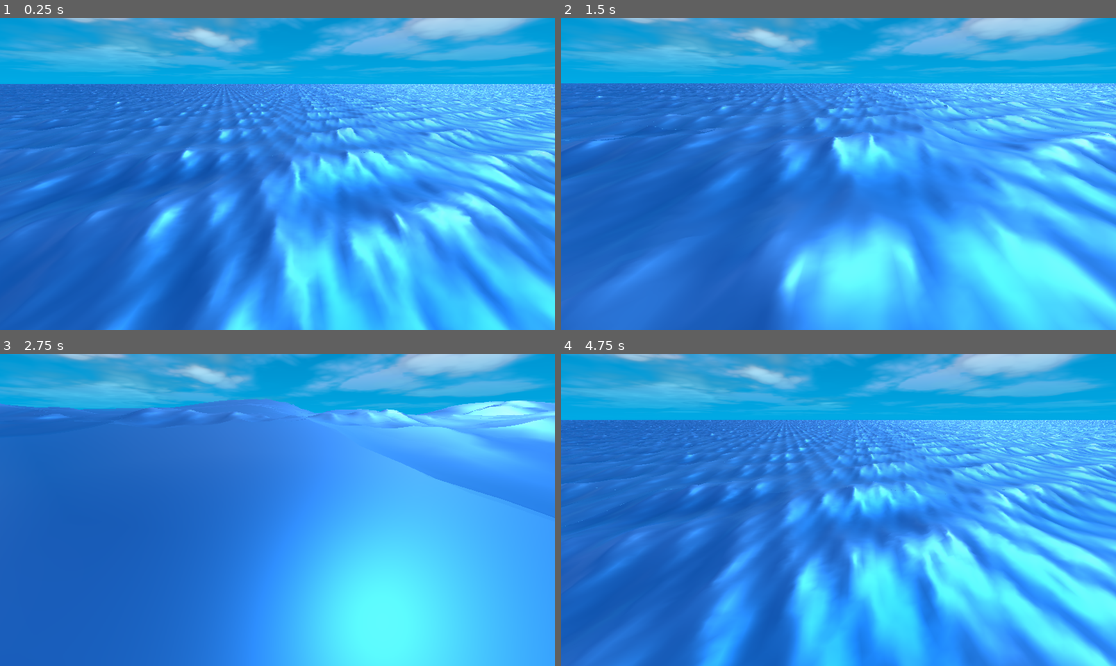
Above: before the commit, frames 1-4 (two rows, left to right).
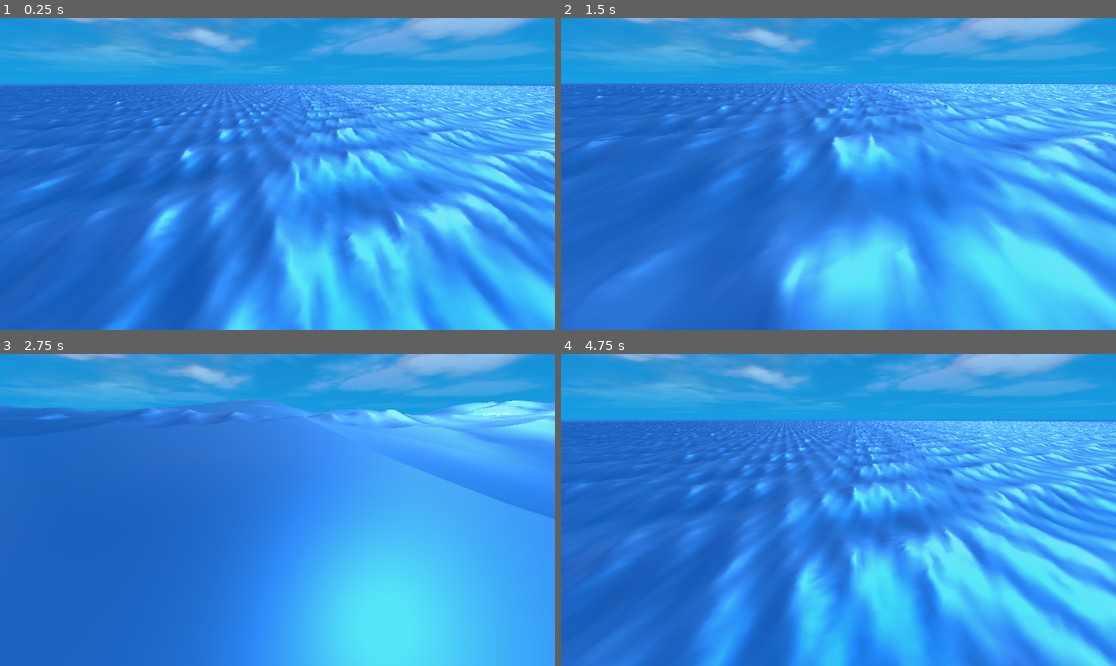
Above: after the commit, the same moments.

Repository: armedturret/Godot-Wave-Simulation
Game: Godot game, scene res://scenes/gerstner_ocean.tscn
Two runs of this game, one before a commit and one after it. Both use one fixed random seed, a clock stepped at 60 frames per second and the inputs below.
Inputs (mouse positions are in pixels of both pictures, inside the frame that each line leads up to):
- Up to frame 1 (0.25 s): no input
- Up to frame 2 (1.5 s): tap Enter at 0.5 s; move the mouse to (960, 158) at 0.52 s; hold Right (ui_right) 0.53-1.28 s; tap Shift at 0.6, 1.35 s; click (960, 158) at 0.67 s; move the mouse to (727, 189) at 1.27 s; hold Q (move_down) from 1.28 s (still down)
- Up to frame 3 (2.75 s): move the mouse to (333, 441) at 2.02 s; release Q (move_down) at 2.03 s; hold Right (ui_right) from 2.03 s (still down); tap Shift at 2.1 s
- Up to frame 4 (4.75 s): move the mouse to (810, 572) at 2.77 s; release Right (ui_right) at 2.78 s; hold E (move_up) 2.78-3.53 s; tap Shift at 2.85, 3.6, 4.35 s; click (810, 572) at 2.92 s; move the mouse to (1005, 556) at 3.52 s; hold Left (ui_left) from 3.53 s (still down); move the mouse to (672, 463) at 4.27 s

The runs differ from the first frame. In frame 1, 0.9% of the frame differs, in the area x 0-100%, y 21-100%; in frame 2, 0.8%; in frame 3, 0.5%; in frame 4, 1.2%.

Commit message:
Added seamless blend into horizon

Diff:
--- a/environment.tres
+++ b/environment.tres
@@ -10,8 +10,8 @@
 shader_parameter/sunset_bottom_color = Color(1, 0.5, 0.7, 1)
 shader_parameter/night_top_color = Color(0.02, 0, 0.04, 1)
 shader_parameter/night_bottom_color = Color(0.1, 0, 0.2, 1)
-shader_parameter/horizon_color = Color(0.21106589, 0.54989105, 0.8801426, 1)
-shader_parameter/horizon_blur = 0.05
+shader_parameter/horizon_color = Color(0.1882353, 0.4862745, 0.8666667, 1)
+shader_parameter/horizon_blur = 0.03999999910592
 shader_parameter/sun_color = Color(10, 8, 1, 1)
 shader_parameter/sun_sunset_color = Color(10, 0, 0, 1)
 shader_parameter/sun_size = 0.2
@@ -42,10 +42,10 @@
 ambient_light_source = 3
 ambient_light_color = Color(1, 1, 1, 1)
 reflected_light_source = 2
+fog_enabled = true
 fog_mode = 1
-fog_light_color = Color(0.1034243, 0.5985511, 0.7905548, 1)
+fog_light_color = Color(0.1882353, 0.4862745, 0.8666667, 1)
 fog_density = 1.0
-fog_aerial_perspective = 1.0
-fog_sky_affect = 0.1
-fog_depth_begin = 1800.0
+fog_sky_affect = 0.294
+fog_depth_begin = 1400.0
 fog_depth_end = 2000.0
--- a/materials/ocean_material.tres
+++ b/materials/ocean_material.tres
@@ -9,6 +9,7 @@
 shader_parameter/steepness = 1.0
 shader_parameter/noise = ExtResource("2_rhsht")
 shader_parameter/noise_scale = 0.249999994412
+shader_parameter/uv_to_world_ratio = 100.0
 shader_parameter/amp = Array[float]([0.16457155571708526, 0.558078866346225, 0.28269125203090206, 0.21, 0.035, 0.162, 0.232, 0.01, 0.015, 0.03, 0.04, 0.4981855264388312])
 shader_parameter/wave_dirs = Array[Vector2]([Vector2(0.9999897, 0.0045384164), Vector2(0.51496196, 0.857213), Vector2(0 …(300 unchanged characters)…
 shader_parameter/wave_lens = Array[float]([23.53614268746552, 21.79235294224416, 31.94094869262848, 15.0, 64.0, 49.0, 8.0, 3.3, 12.0, 3.0, 5.0, 26.403030380415924])
--- a/materials/ocean_noise_texture.tres
+++ b/materials/ocean_noise_texture.tres
@@ -2,7 +2,7 @@
 
 [sub_resource type="FastNoiseLite" id="FastNoiseLite_usqsq"]
 noise_type = 4
-frequency = 1.0
+frequency = 0.5
 
 [resource]
 noise = SubResource("FastNoiseLite_usqsq")
--- a/scenes/gerstner_ocean.tscn
+++ b/scenes/gerstner_ocean.tscn
@@ -47,9 +47,6 @@
 max_chunk_dist = 32
 recalc_distance = 50.0
 
-[node name="MeshInstance3D" parent="OceanRoot" unique_id=1085945652 instance=ExtResource("4_3c6y5")]
-transform = Transform3D(0.9999891, -0.0037763072, -0.0027200258, 0.0037769545, 0.99999285, 0.00023293924, 0.0027191262, -0.00024321015, 0.9999963, 0, 0, 0)
-
 [node name="Camera3D" type="Camera3D" parent="." unique_id=2024993671]
 transform = Transform3D(0.99964863, -0.010913228, 0.024157835, -3.4779973e-08, 0.91132426, 0.41168937, -0.02650848, -0.4115447, 0.911004, 4.3429337, 17.249245, 60.556053)
 far = 2000.0
--- a/scripts/ocean_generator.gd
+++ b/scripts/ocean_generator.gd
@@ -14,27 +14,27 @@
 
 
 func regenerate_ocean_params() -> void:
-    var ocean_material := get_surface_override_material(0) as ShaderMaterial
+	var ocean_material := get_surface_override_material(0) as ShaderMaterial
 
-    if ocean_material == null:
-        return
+	if ocean_material == null:
+		return
 
-    var amplitudes : Array[float] = []
-    var wave_dirs : Array[Vector2] = []
-    var wave_lens : Array[float] = []
-    var phases : Array[float] = []
-    for i in range(wave_count):
-        # If kA > 1 causes looping waves
-        # Cap for now
-        var wave_len := randf_range(min_wavelen, max_wavelen)
-        var wave_dir := randf_range(0, 2.0 * PI)
-        var amp := randf_range(min_amplitude, max_amplitude)
-        amplitudes.append(amp)
-        wave_dirs.append(Vector2(cos(wave_dir), sin(wave_dir)))
-        wave_lens.append(wave_len)
-        phases.append(randf_range(0, 2.0 * PI))
+	var amplitudes : Array[float] = []
+	var wave_dirs : Array[Vector2] = []
+	var wave_lens : Array[float] = []
+	var phases : Array[float] = []
+	for i in range(wave_count):
+		# If kA > 1 causes looping waves
+		# Cap for now
+		var wave_len := randf_range(min_wavelen, max_wavelen)
+		var wave_dir := randf_range(0, 2.0 * PI)
+		var amp := randf_range(min_amplitude, max_amplitude)
+		amplitudes.append(amp)
+		wave_dirs.append(Vector2(cos(wave_dir), sin(wave_dir)))
+		wave_lens.append(wave_len)
+		phases.append(randf_range(0, 2.0 * PI))
 
-    ocean_material.set_shader_parameter("amp", amplitudes)
-    ocean_material.set_shader_parameter("wave_dirs", wave_dirs)
-    ocean_material.set_shader_parameter("wave_lens", wave_lens)
-    ocean_material.set_shader_parameter("phases", phases)
+	ocean_material.set_shader_parameter("amp", amplitudes)
+	ocean_material.set_shader_parameter("wave_dirs", wave_dirs)
+	ocean_material.set_shader_parameter("wave_lens", wave_lens)
+	ocean_material.set_shader_parameter("phases", phases)
--- a/scripts/ocean_lod.gd
+++ b/scripts/ocean_lod.gd
@@ -12,39 +12,39 @@
 var mesh_dict: Dictionary[Vector2i, MeshInstance3D]
 
 func _ready() -> void:
-    recalculate_lod()
+	recalculate_lod()
 
 
 func _process(delta: float) -> void:
-    position.x = camera.position.x
-    position.z = camera.position.z
-    if abs(camera.position.y - last_camera_pos.y) > recalc_distance:
-        recalculate_lod()
+	position.x = camera.position.x
+	position.z = camera.position.z
+	if abs(camera.position.y - last_camera_pos.y) > recalc_distance:
+		recalculate_lod()
 
 
 func recalculate_lod() -> void:
-    last_camera_pos = camera.position
+	last_camera_pos = camera.position
 
-    for x : int in range(-max_chunk_dist, max_chunk_dist + 1):
-        for y : int in range(-max_chunk_dist, max_chunk_dist + 1):
-            var coord := Vector2i(x, y)
-            if not mesh_dict.has(coord):
-                var inst := template.instantiate() as MeshInstance3D
-                mesh_dict[coord] = inst
-                add_child(inst)
-                inst.position = Vector3(x * chunk_size, 0, y * chunk_size)
+	for x : int in range(-max_chunk_dist, max_chunk_dist + 1):
+		for y : int in range(-max_chunk_dist, max_chunk_dist + 1):
+			var coord := Vector2i(x, y)
+			if not mesh_dict.has(coord):
+				var inst := template.instantiate() as MeshInstance3D
+				mesh_dict[coord] = inst
+				add_child(inst)
+				inst.position = Vector3(x * chunk_size, 0, y * chunk_size)
 
-            var inst := mesh_dict[coord] as MeshInstance3D
-            var sq_dist := Vector3(inst.position.x,
-                camera.position.y,
-                inst.position.z).length_squared()
-            inst.mesh = get_lod_mesh(sq_dist)
+			var inst := mesh_dict[coord] as MeshInstance3D
+			var sq_dist := Vector3(inst.position.x,
+				camera.position.y,
+				inst.position.z).length_squared()
+			inst.mesh = get_lod_mesh(sq_dist)
 
 
 func get_lod_mesh(sq_dist: float) -> Mesh:
-    # assume lods are in order of increasing simplicity, start with the last one
-    for i: int in range(lods.size() - 1, -1, -1):
-        if sq_dist >= lods[i].min_distance ** 2:
-            return lods[i].mesh
+	# assume lods are in order of increasing simplicity, start with the last one
+	for i: int in range(lods.size() - 1, -1, -1):
+		if sq_dist >= lods[i].min_distance ** 2:
+			return lods[i].mesh
 
-    return lods[-1].mesh
+	return lods[-1].mesh
